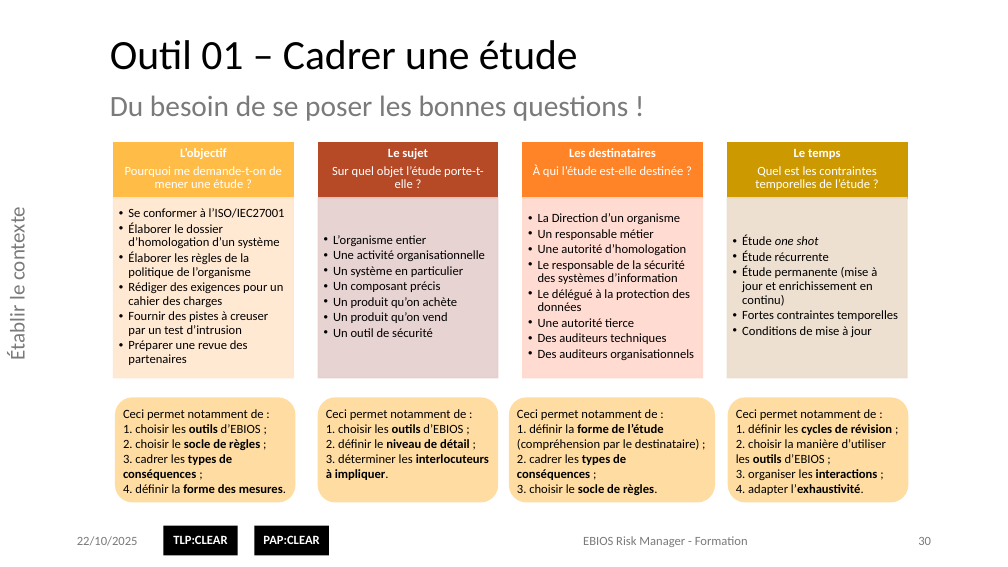
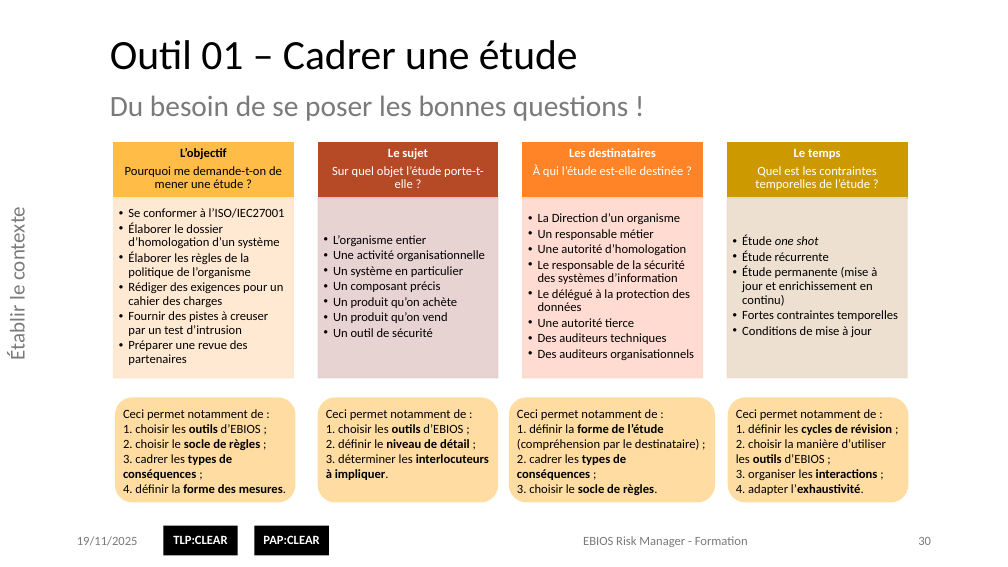
Before and after one commit to matthieu-grall/ebios_formation, a slide deck: slide 30 of EBIOS Risk Manager - Formation - Présentation.pptx. Drawn at 1008x567 pixels with LibreOffice and Linux fonts; fonts in the diff are those of the drawing; background and template pictures are left out. Boxes give left, top, right and bottom in pixels: in the first picture for what was removed or moved away, otherwise in the second. Text is boxed around its words. In the diff, an @@ line names an element or a change of style, - is before the commit and + after.

```diff
--- a/EBIOS Risk Manager - Formation - Présentation.pptx
+++ b/EBIOS Risk Manager - Formation - Présentation.pptx
@@ text "L’objectif" at [125,148,282,188]: text colour #FFFFFF to #000000 @@
@@ text at [77,536,138,546]: text changed @@
-22/10/2025
+19/11/2025
```
Also in this commit, not shown: 158 other slides changed, 5 other files.
